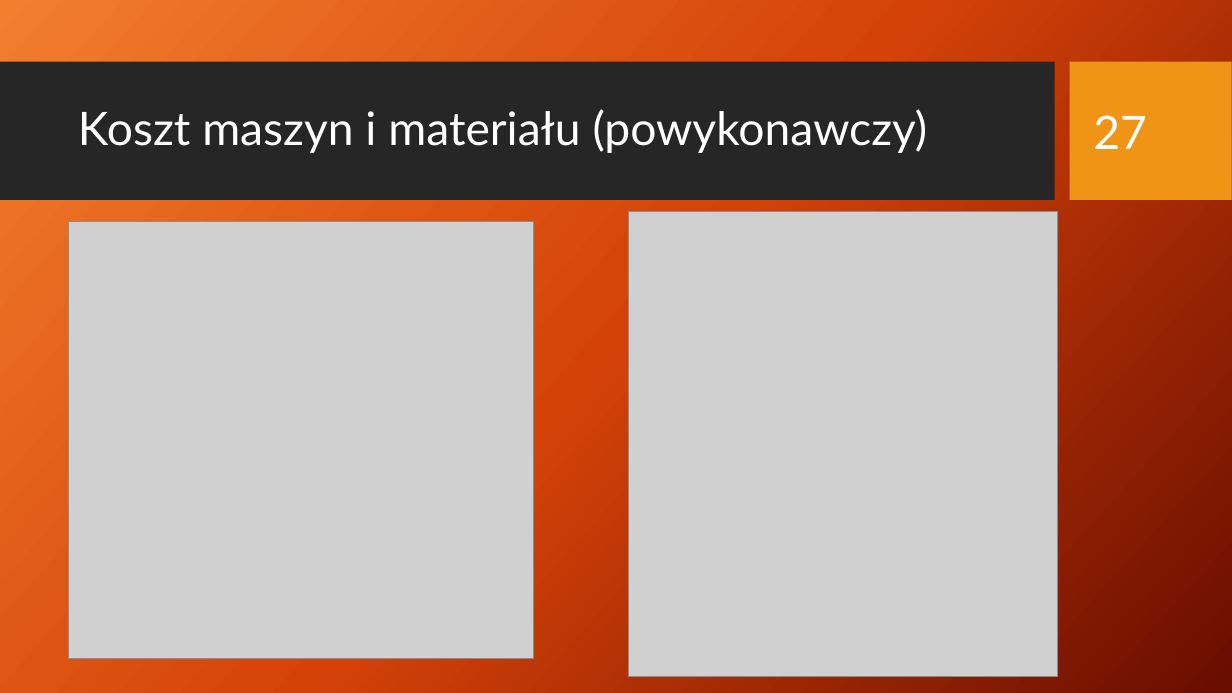
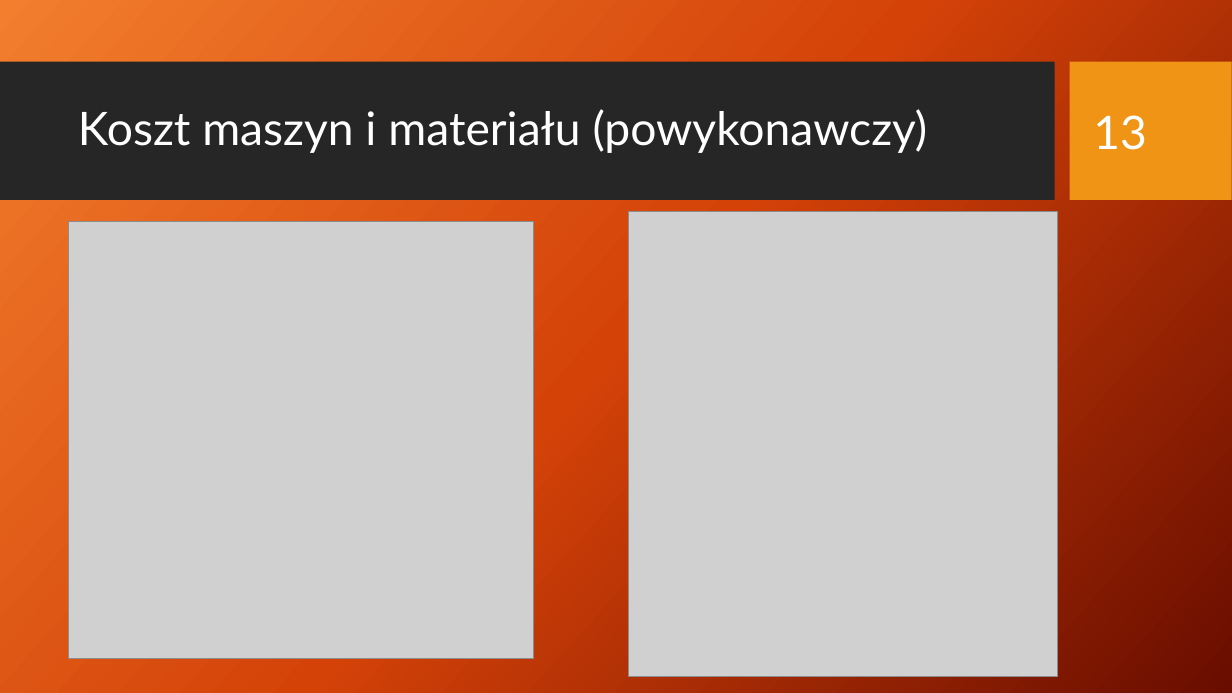
Before and after one commit to rudnickirobert/KWZP2021, a slide deck: slide 27 of Prezentacja_29.04.pptx. Drawn at 1232x693 pixels with LibreOffice and Linux fonts; fonts in the diff are those of the drawing; grey boxes stand for pictures; background and template pictures are left out. Boxes give left, top, right and bottom in pixels: in the first picture for what was removed or moved away, otherwise in the second. Text is boxed around its words. In the diff, an @@ line names an element or a change of style, - is before the commit and + after.

```diff
--- a/Prezentacja_29.04.pptx
+++ b/Prezentacja_29.04.pptx
@@ text at (1093, 115, 1147, 150): text changed @@
-27
+13
```
Also in this commit, not shown: 19 other slides changed.
